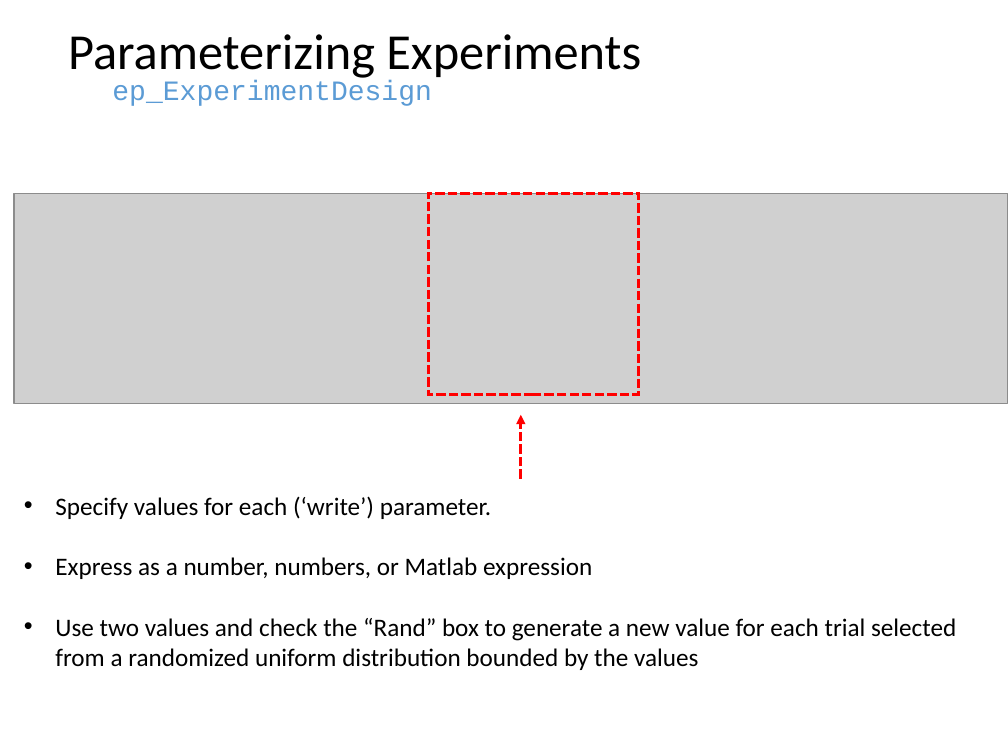
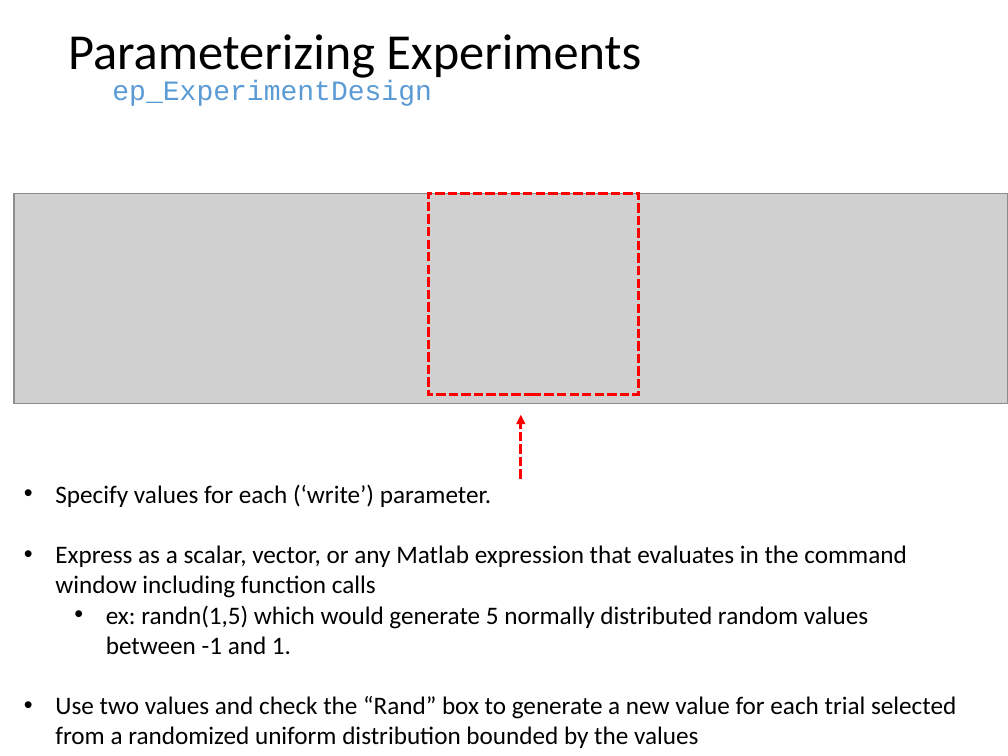
Before and after one commit to dstolz/epsych, a slide deck: slide 21 of trunk/Intro_to_ElectroPsych_Toolbox.pptx. Drawn at 1008x756 pixels with LibreOffice and Linux fonts; fonts in the diff are those of the drawing; grey boxes stand for pictures. Boxes give left, top, right and bottom in pixels: in the first picture for what was removed or moved away, otherwise in the second. Text is boxed around its words. In the diff, an @@ line names an element or a change of style, - is before the commit and + after.

```diff
--- a/trunk/Intro_to_ElectroPsych_Toolbox.pptx
+++ b/trunk/Intro_to_ElectroPsych_Toolbox.pptx
@@ text "Specify values for each (‘write’) ...": place and size @@
-text "Specify values for each (‘write’) ..." at (55, 496, 956, 670)
+text "Specify values for each (‘write’) ..." at (55, 484, 956, 748)
@@ text at (55, 545, 906, 654): text changed @@
-• Express as a number, numbers, or Matlab expression
+• Express as a scalar, vector, or any Matlab expression that evaluates in the command window including function calls
+  • ex: randn(1,5) which would generate 5 normally distributed random values between -1 and 1.
```
Also in this commit, not shown: 13 other slides changed, 1 other file.
